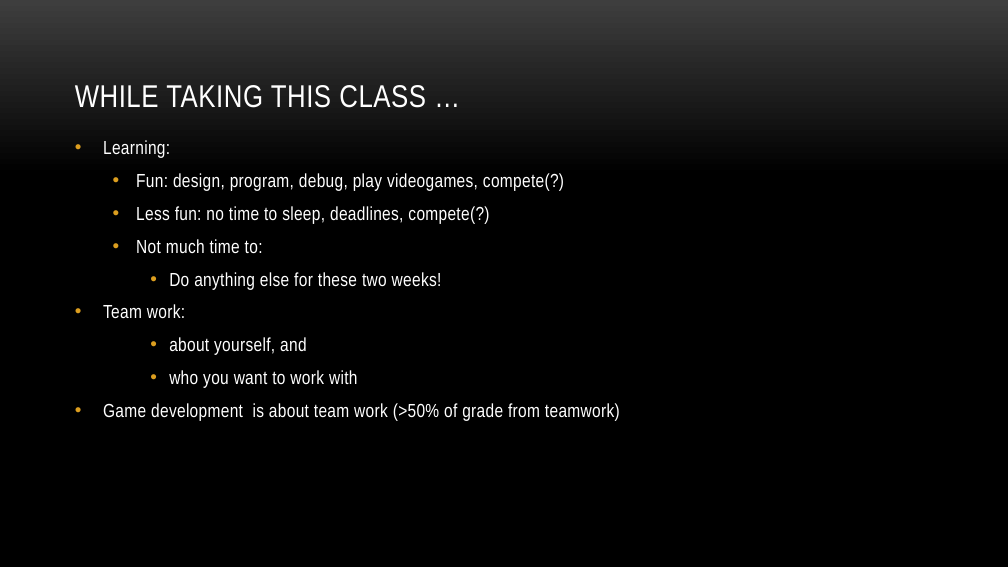
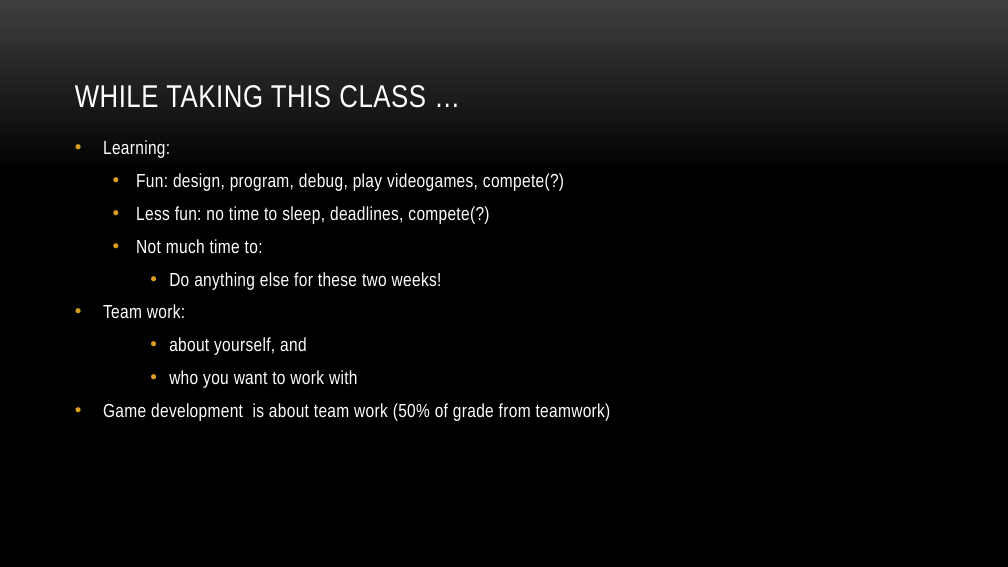
Before and after one commit to myuwbclasses/IntroGameDev-XJTU, a slide deck: slide 16 of PPT/Intro.pptx. Drawn at 1008x567 pixels with LibreOffice and Linux fonts; fonts in the diff are those of the drawing; background and template pictures are left out. Boxes give left, top, right and bottom in pixels: in the first picture for what was removed or moved away, otherwise in the second. Text is boxed around its words. In the diff, an @@ line names an element or a change of style, - is before the commit and + after.

```diff
--- a/PPT/Intro.pptx
+++ b/PPT/Intro.pptx
@@ text at [103, 403, 611, 421]: text changed @@
-• Game development is about team work (>50% of grade from teamwork)
+• Game development is about team work (50% of grade from teamwork)
```
Also in this commit, not shown: 7 other slides changed, 2 slides added, 1 slide removed.
